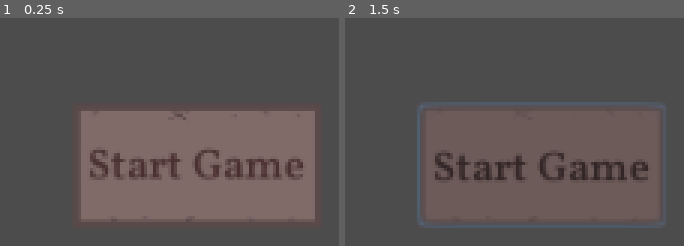
Above: before the commit, frames 1-2 (left to right).
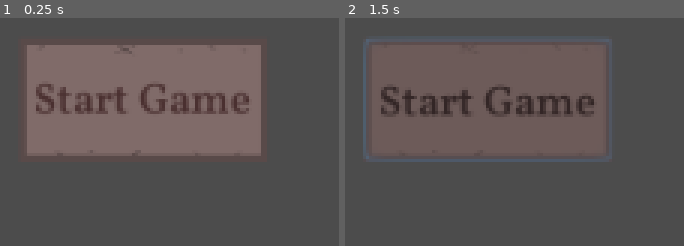
Above: after the commit, the same moments.

Repository: mikhail-shafigullin/godot-wild-jam-58
Game: Godot game, scene res://src/scenes/SceneManager.tscn
The game is run twice, just before and just after one commit, with the same random seed, the same clock (stepped at 60 frames per second) and the same inputs.
Inputs:
- Up to frame 1 (0.25 s): no input
- Up to frame 2 (1.5 s): click "Start Game" at 0.5 s; click "Start Game" at 1.25 s

The runs differ from the first frame. In frame 1, 43% of the frame differs, in the area x 7-93%, y 11-90%; in frame 2, 42%.

Commit message:
sceneManager explanation

Diff:
--- a/src/scenes/SceneManager.tscn
+++ b/src/scenes/SceneManager.tscn
@@ -8,10 +8,4 @@
 
 [node name="CurrentScene" type="Node2D" parent="."]
 
-[node name="scene" type="Node2D" parent="CurrentScene"]
-
 [node name="MainMenu" parent="CurrentScene" instance=ExtResource( 2 )]
-margin_left = 513.0
-margin_top = 292.0
-margin_right = 513.0
-margin_bottom = 292.0
--- a/src/scenes/screens/GameScene.tscn
+++ b/src/scenes/screens/GameScene.tscn
@@ -84,7 +84,7 @@
 [node name="ParallaxLayer" type="ParallaxLayer" parent="ParallaxBackground"]
 position = Vector2( 8, -38 )
 motion_scale = Vector2( 0.1, 1 )
-motion_mirroring = Vector2( 4096, 0 )
+motion_mirroring = Vector2( 2048, 0 )
 
 [node name="Sprite" type="Sprite" parent="ParallaxBackground/ParallaxLayer"]
 position = Vector2( 0, -3 )
--- a/src/scenes/screens/MainMenu.tscn
+++ b/src/scenes/screens/MainMenu.tscn
@@ -2,9 +2,7 @@
 
 [ext_resource path="res://src/themes/menu_theme.tres" type="Theme" id=1]
 
-[node name="MainMenu" type="Control"]
-anchor_right = 1.0
-anchor_bottom = 1.0
+[node name="MainMenu" type="Node2D"]
 
 [node name="Control" type="Control" parent="."]
 anchor_right = 1.0
@@ -15,10 +13,10 @@
 anchor_top = 0.5
 anchor_right = 0.5
 anchor_bottom = 0.5
-margin_left = -52.9118
-margin_top = -26.4174
-margin_right = 52.9119
-margin_bottom = 26.4175
+margin_left = 437.0
+margin_top = 238.0
+margin_right = 542.824
+margin_bottom = 290.835
 theme = ExtResource( 1 )
 text = "Start Game"
 icon_align = 1
Binary file changed: src/sprites/backgrounds/background1.png
Binary file changed: src/sprites/backgrounds/background2.png
Binary file changed: src/sprites/backgrounds/background3.png
Binary file changed: src/sprites/backgrounds/background4.png
